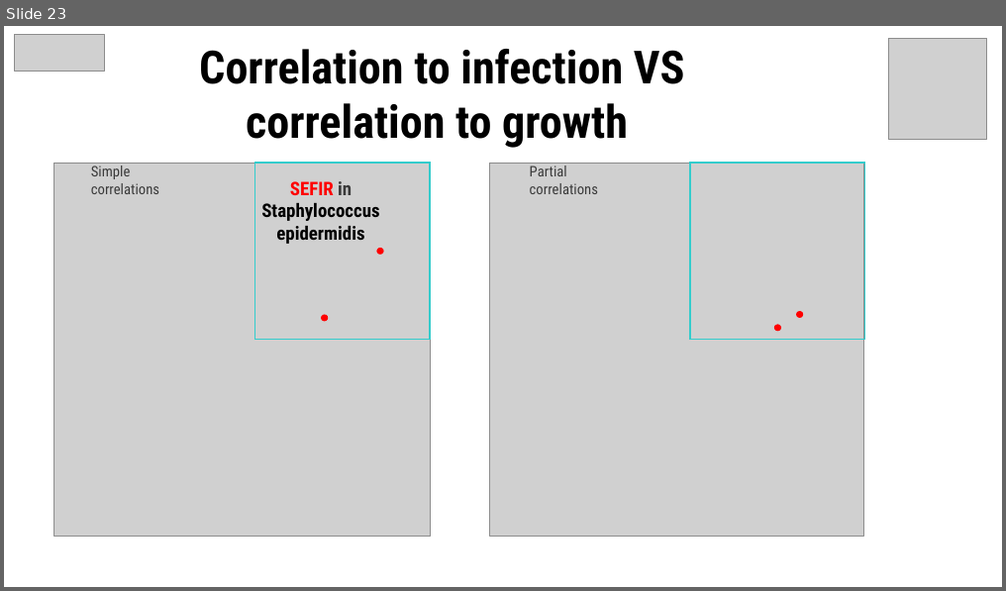
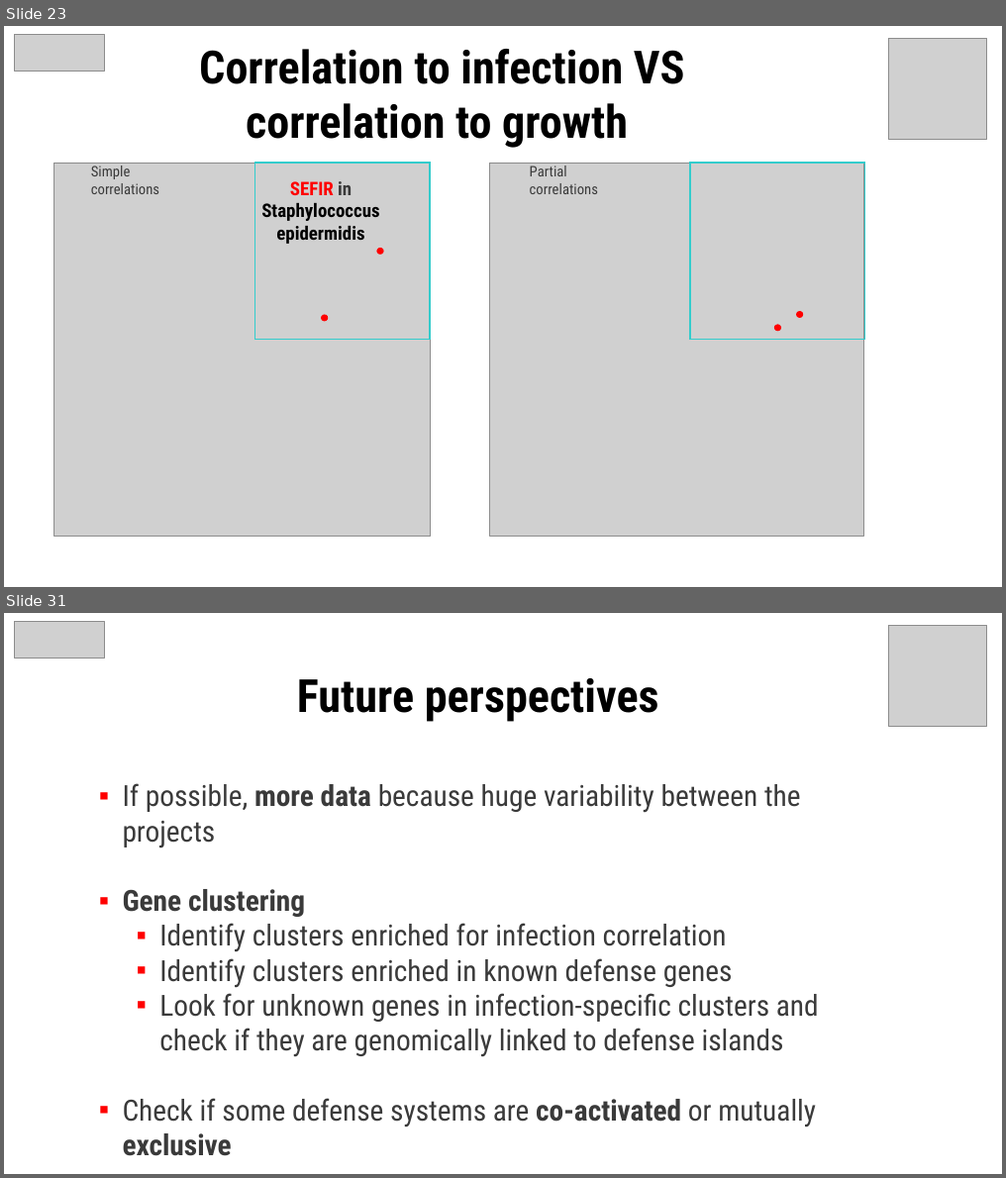
Before and after one commit to Mathilde-Roulleau/project-defense-regulation, a slide deck: final_presentation.pptx. Shown one above the other, each under a label of ours: slide 23 before the commit, slides 23 and 31 after it; the slides between them are not shown. The pictures are 1006x591 and 1006x1178 pixels, drawn with LibreOffice and Linux fonts; fonts in the diff are those of the drawing; grey boxes stand for pictures. Boxes give left, top, right and bottom in pixels: in the first picture for what was removed or moved away, otherwise in the second. Text is boxed around its words. In the diff, an @@ line names an element or a change of style, - is before the commit and + after.

```diff
--- a/final_presentation.pptx
+++ b/final_presentation.pptx
@@ slide 31 added at bbox=[4, 613, 1002, 1174], background #FFFFFF @@
@@ picture added at bbox=[15, 622, 105, 658] @@
@@ picture added at bbox=[889, 625, 987, 726] @@
@@ text added at bbox=[297, 678, 659, 722], 44 pt, text #000000, bold @@
+Future perspectives
@@ text added at bbox=[123, 783, 819, 1157], 28 pt, text #3A3A3A @@
+▪ If possible, more data because huge variability between the projects
+▪ Gene clustering
+  ▪ Identify clusters enriched for infection correlation
+  ▪ Identify clusters enriched in known defense genes
+  ▪ Look for unknown genes in infection-specific clusters and check if they are genomically linked to defense islands
+▪ Check if some defense systems are co-activated or mutually exclusive
```
Also in this commit, not shown: 16 slides changed, 1 other slide added, 1 slide removed, 35 other files.
